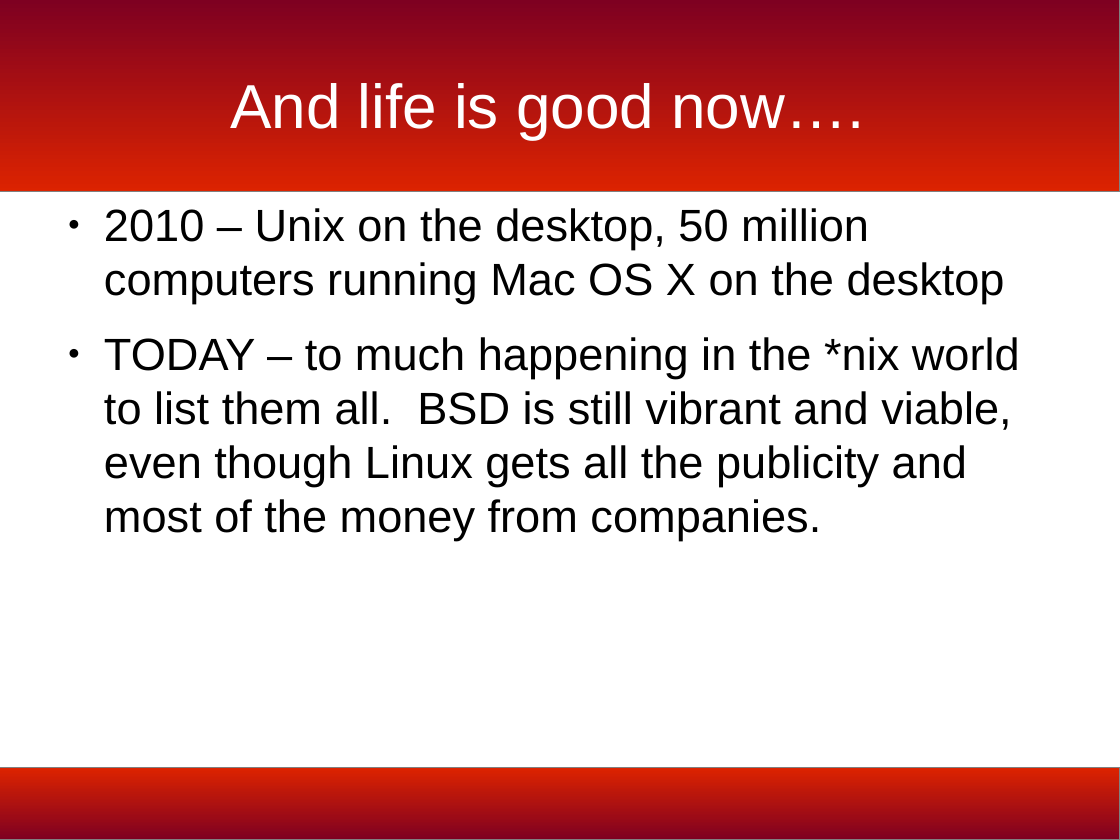
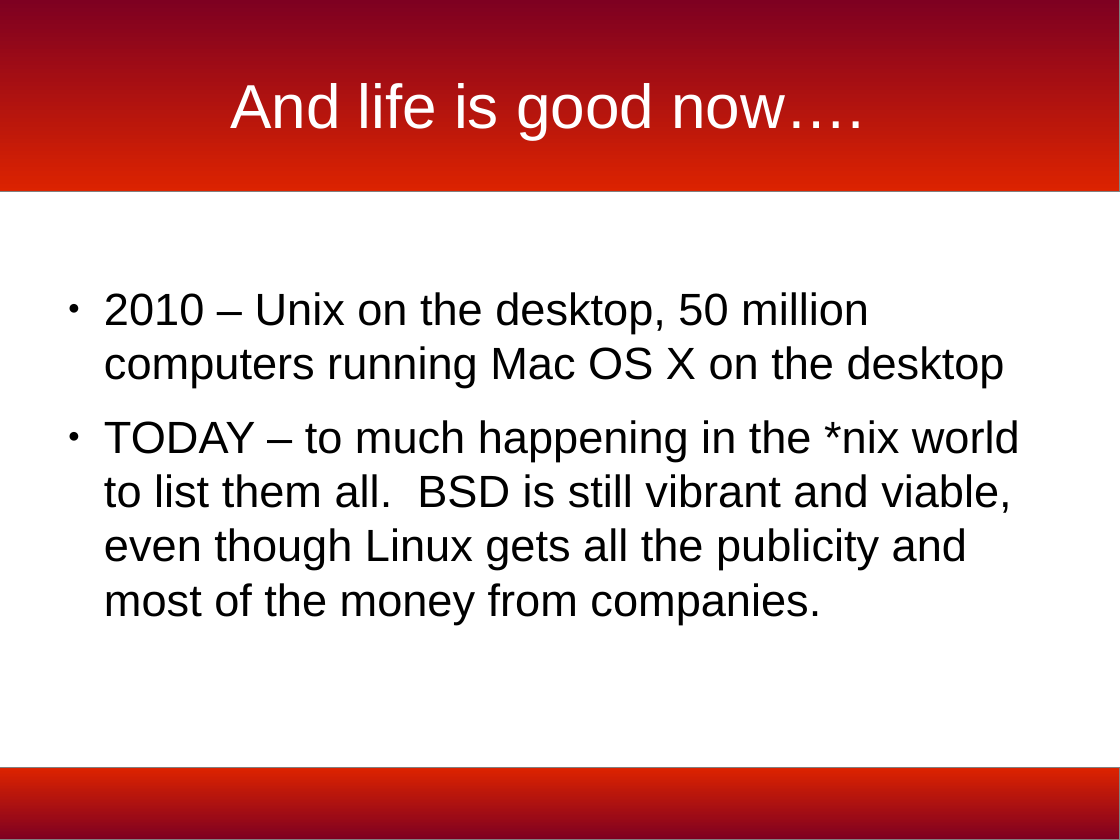
Before and after one commit to bmac2/BSD-Meetup-Files, a slide deck: slide 13 of bsd-history-slides.odp. Drawn at 1120x840 pixels with LibreOffice and Linux fonts; fonts in the diff are those of the drawing; background and template pictures are left out. Boxes give left, top, right and bottom in pixels: in the first picture for what was removed or moved away, otherwise in the second. Text is boxed around its words. In the diff, an @@ line names an element or a change of style, - is before the commit and + after.

```diff
--- a/bsd-history-slides.odp
+++ b/bsd-history-slides.odp
@@ text "2010 – Unix on the ...": place and size @@
-text "2010 – Unix on the ..." at [104, 208, 1020, 541]
+text "2010 – Unix on the ..." at [104, 292, 1020, 624]
```
Also in this commit, not shown: 29 other slides changed.
